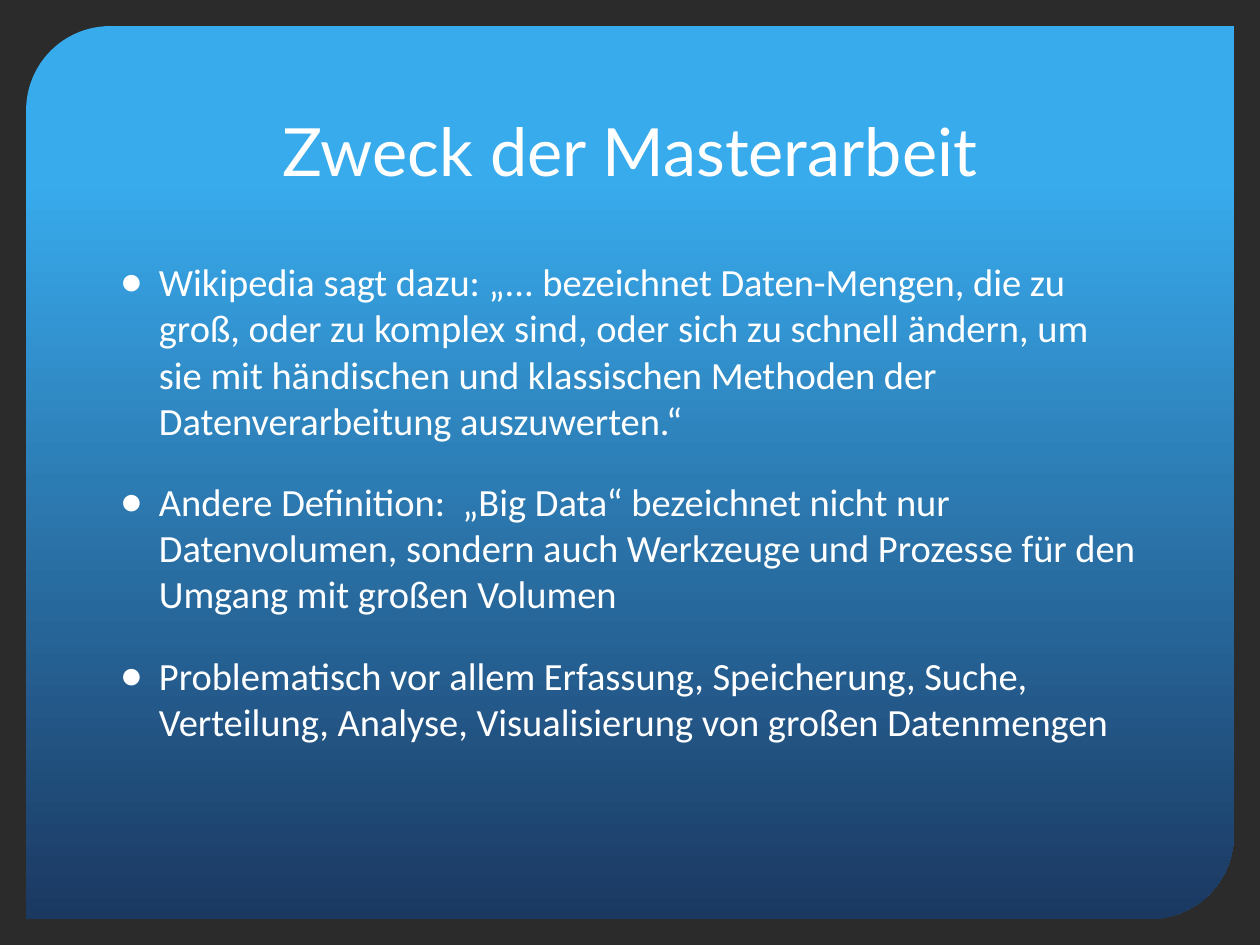
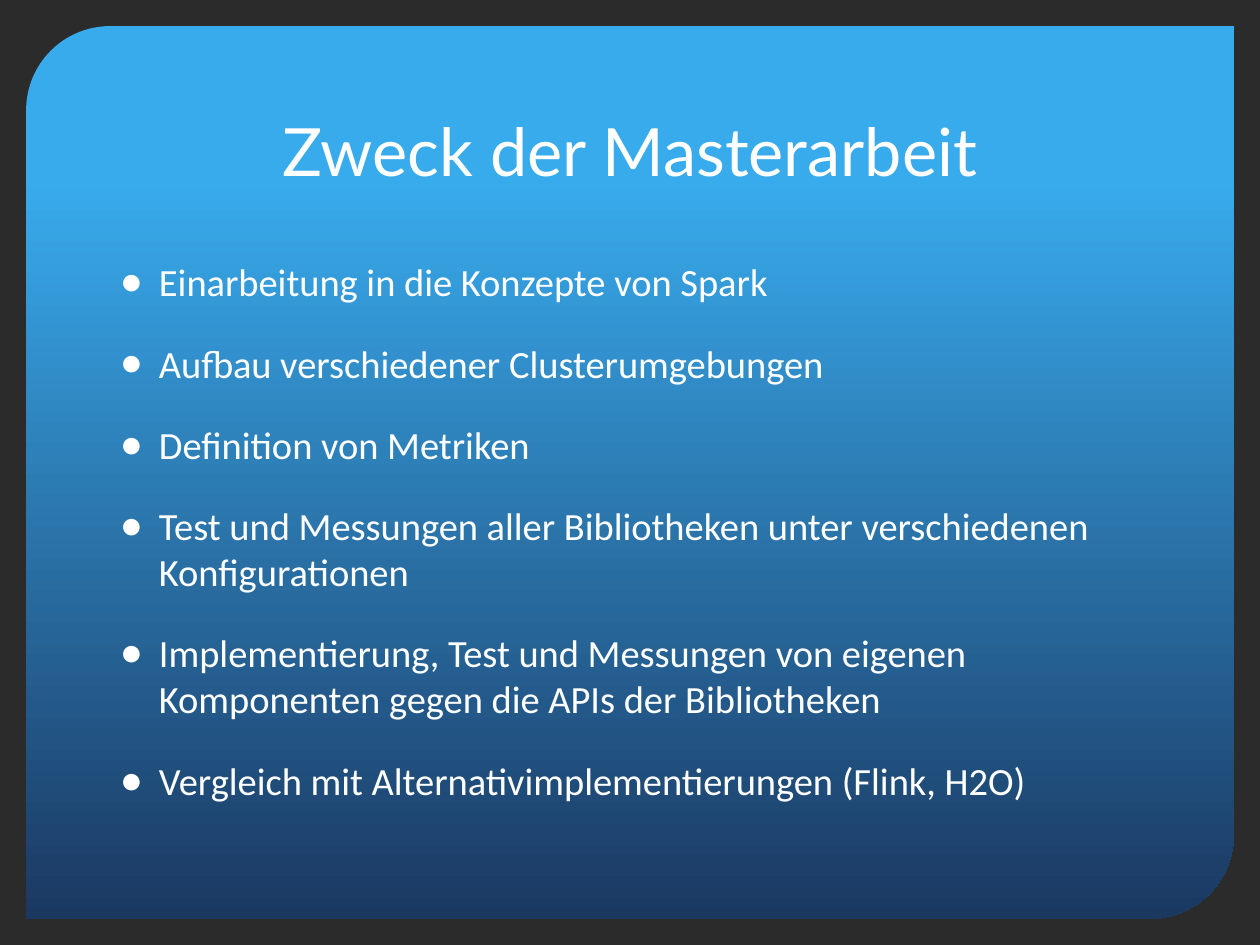
Before and after one commit to segnor/masterthesis, a slide deck: slide 21 of apache_spark/poster/Spark_Presentation.pptx (slide 19 before the commit). Drawn at 1260x945 pixels with LibreOffice and Linux fonts; fonts in the diff are those of the drawing; background and template pictures are left out; a plain dark background stands for a picture behind light text. Boxes give left, top, right and bottom in pixels: in the first picture for what was removed or moved away, otherwise in the second. Text is boxed around its words. In the diff, an @@ line names an element or a change of style, - is before the commit and + after.

```diff
--- a/apache_spark/poster/Spark_Presentation.pptx
+++ b/apache_spark/poster/Spark_Presentation.pptx
@@ text at [159, 269, 1089, 802]: text changed @@
-● Wikipedia sagt dazu: „... bezeichnet Daten-Mengen, die zu groß, oder zu komplex sind, oder sich zu schnell ändern, um sie mit händischen und klassischen Methoden der Datenverarbeitung auszuwerten.“
-● Andere Definition: „Big Data“ bezeichnet nicht nur Datenvolumen, sondern auch Werkzeuge und Prozesse für den Umgang mit großen Volumen
-● Problematisch vor allem Erfassung, Speicherung, Suche, Verteilung, Analyse, Visualisierung von großen Datenmengen
+● Einarbeitung in die Konzepte von Spark
+● Aufbau verschiedener Clusterumgebungen
+● Definition von Metriken
+● Test und Messungen aller Bibliotheken unter verschiedenen Konfigurationen
+● Implementierung, Test und Messungen von eigenen Komponenten gegen die APIs der Bibliotheken
+● Vergleich mit Alternativimplementierungen (Flink, H2O)
```
Also in this commit, not shown: 5 other slides changed, 5 slides added, 1 slide removed, 10 other files.
